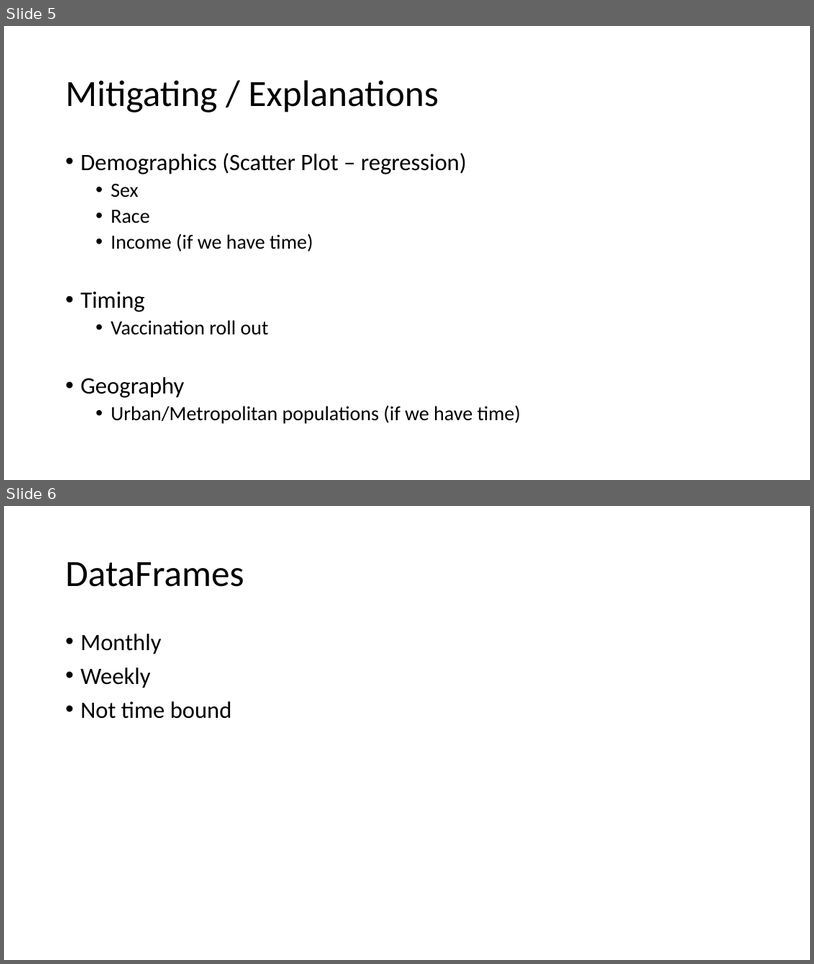
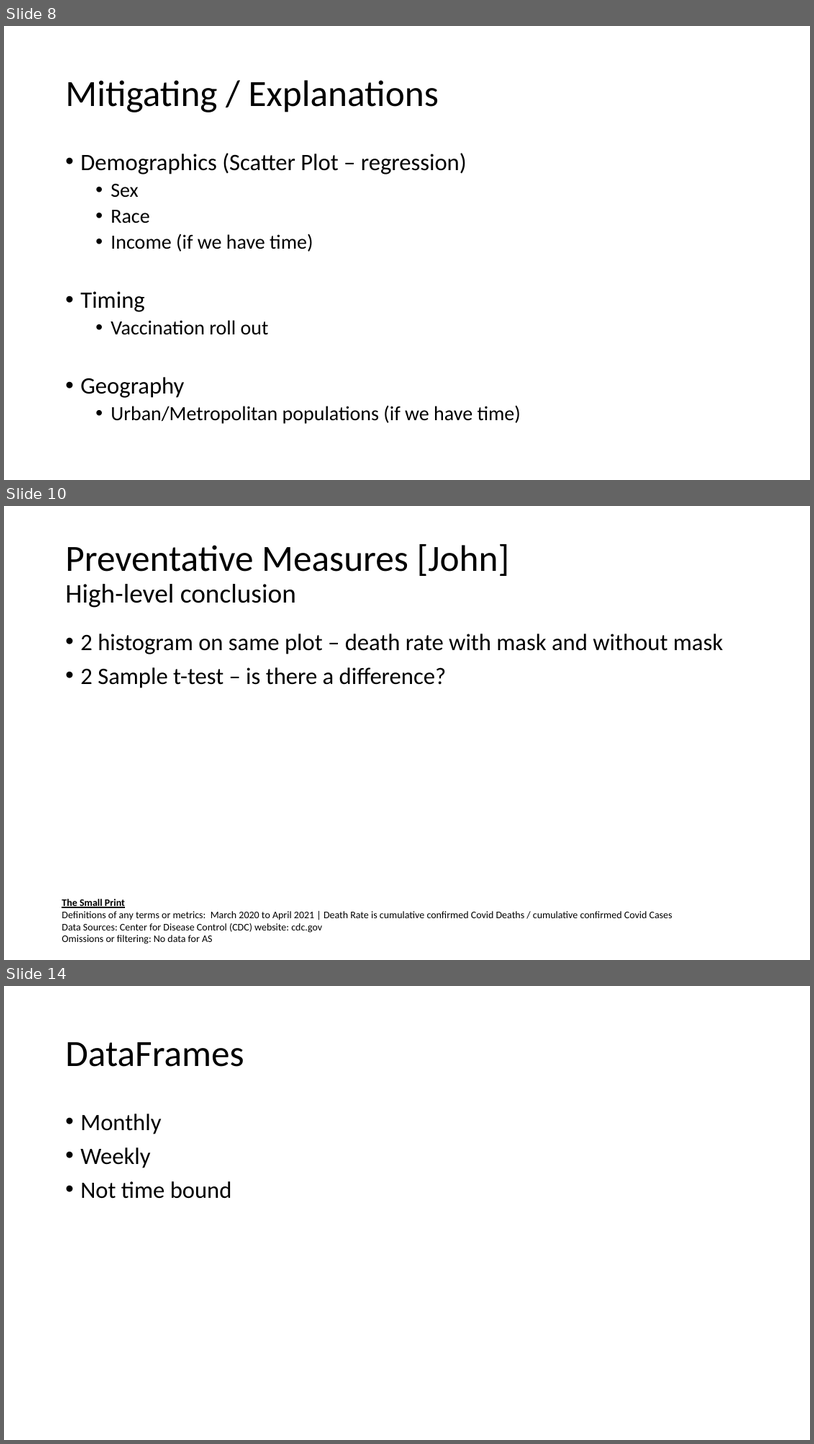
Before and after one commit to jenniecinelli/project_one, a slide deck: Folder0/Presentation1.pptx. Shown one above the other, each under a label of ours: slides 5 and 6 before the commit, slides 8, 10 and 14 after it; the slides between them are not shown. The pictures are 814x964 and 814x1444 pixels, drawn with LibreOffice and Linux fonts; fonts in the diff are those of the drawing. Boxes give left, top, right and bottom in pixels: in the first picture for what was removed or moved away, otherwise in the second. Text is boxed around its words. In the diff, an @@ line names an element or a change of style, - is before the commit and + after.

```diff
--- a/Folder0/Presentation1.pptx
+++ b/Folder0/Presentation1.pptx
@@ slide 10 added at (x1=4, y1=506, x2=810, y2=960), background #FFFFFF @@
@@ title added at (x1=65, y1=544, x2=510, y2=608), 44 pt, text #000000 @@
+Preventative Measures [John]
+High-level conclusion
@@ text added at (x1=80, y1=633, x2=723, y2=688), 28 pt, text #000000 @@
+• 2 histogram on same plot – death rate with mask and without mask
+• 2 Sample t-test – is there a difference?
@@ text added at (x1=62, y1=898, x2=673, y2=944), 12 pt, text #000000 @@
+The Small Print
+Definitions of any terms or metrics: March 2020 to April 2021 | Death Rate is cumulative confirmed Covid Deaths / cumulative confirmed Covid Cases
+Data Sources: Center for Disease Control (CDC) website: cdc.gov
+Omissions or filtering: No data for AS
@@ what was slide 5 is now slide 8 @@
@@ what was slide 6 is now slide 14 @@
```
Also in this commit, not shown: 8 other slides added, 1 slide removed, 1 other file.
